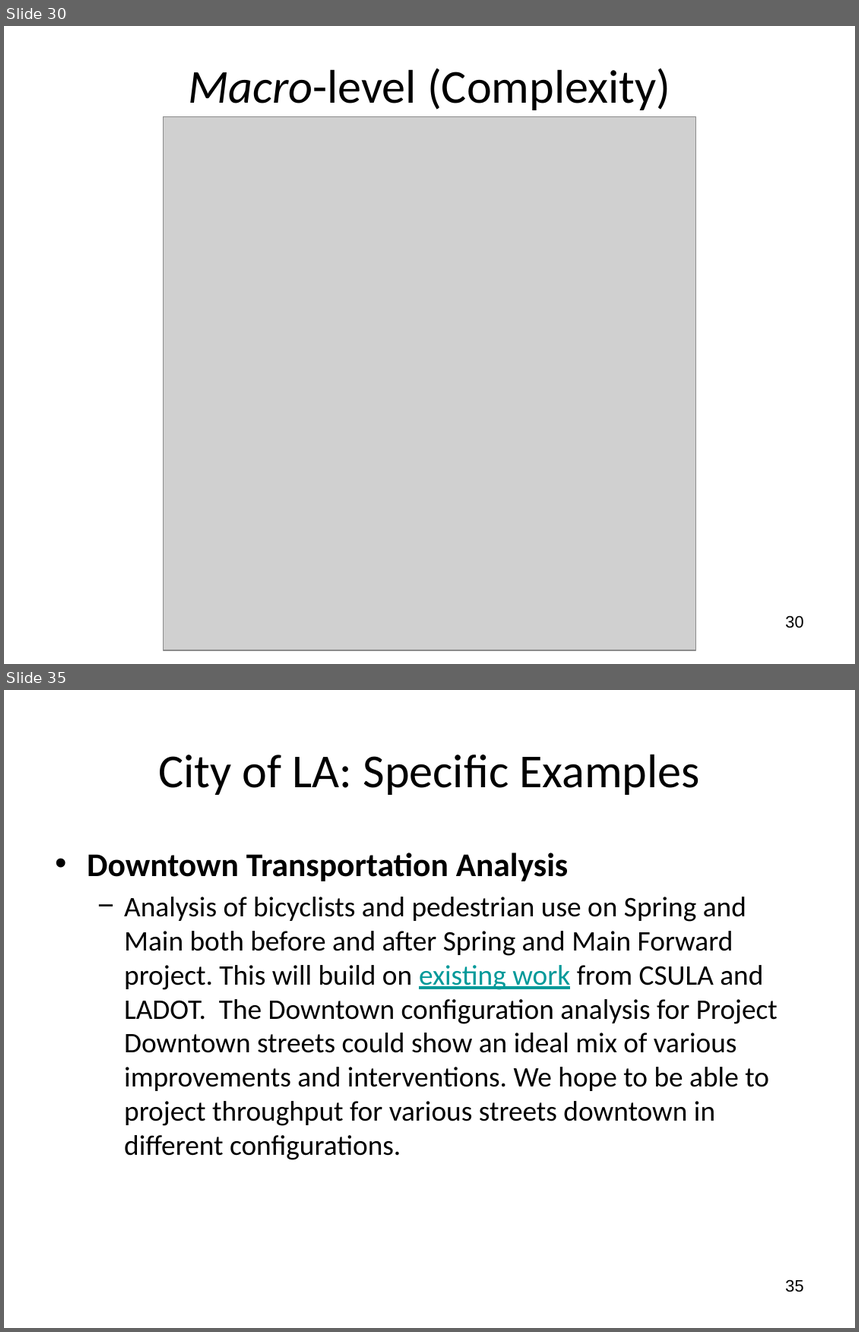
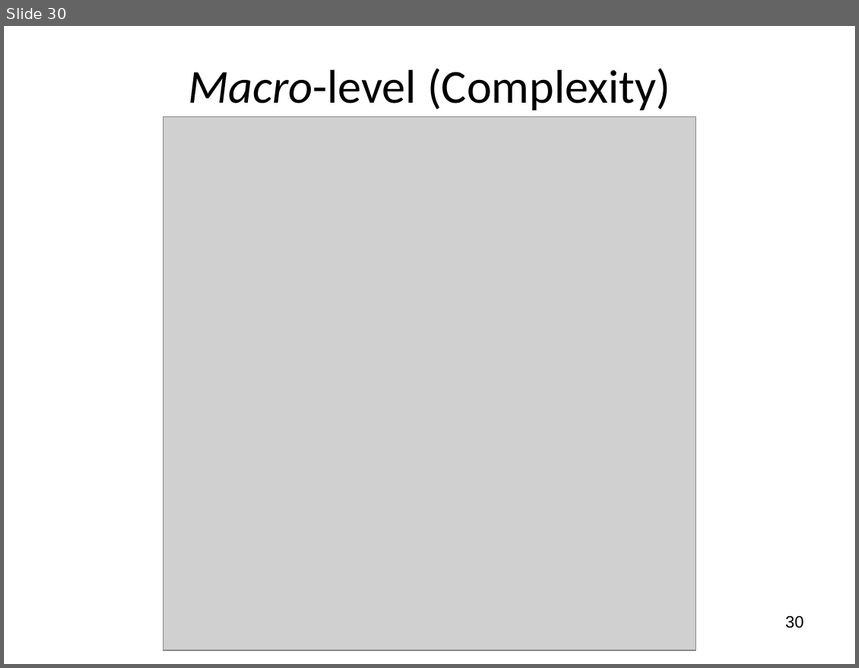
Before and after one commit to wsphd/datajam2018, a slide deck: dj2018.odp. Shown one above the other, each under a label of ours: slides 30 and 35 before the commit, slide 30 after it; the slides between them are not shown. The pictures are 859x1332 and 859x668 pixels, drawn with LibreOffice and Linux fonts; fonts in the diff are those of the drawing; grey boxes stand for pictures. Boxes give left, top, right and bottom in pixels: in the first picture for what was removed or moved away, otherwise in the second. Text is boxed around its words. In the diff, an @@ line names an element or a change of style, - is before the commit and + after.

```diff
--- a/dj2018.odp
+++ b/dj2018.odp
@@ slide 35 removed at (4,690,855,1328), background #FFFFFF @@
@@ title removed at (159,754,700,795) @@
-City of LA: Specific Examples
@@ text removed at (87,853,778,1160) @@
-• Downtown Transportation Analysis
-  − Analysis of bicyclists and pedestrian use on Spring and Main both before and after Spring and Main Forward project. This will build on existing work from CSULA and LADOT. The Downtown configuration analysis for Project Downtown streets could show an ideal mix of various improvements and interventions. We hope to be able to project throughput for various streets downtown in different configurations.
@@ page number removed at (785,1280,804,1293) @@
-35
```
Also in this commit, not shown: 8 slides changed, 4 slides added, 9 other slides removed, 1 other file.
